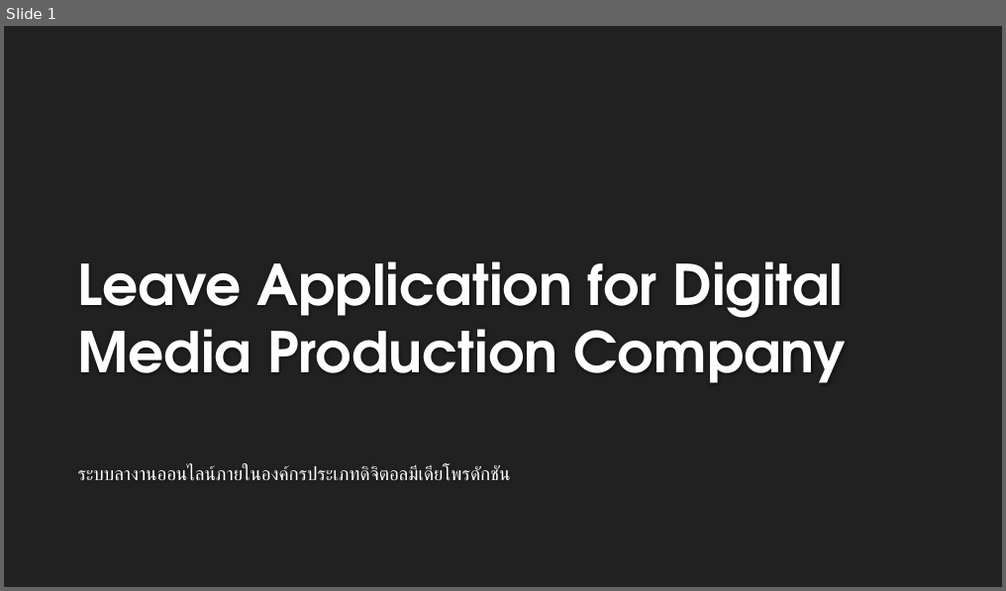
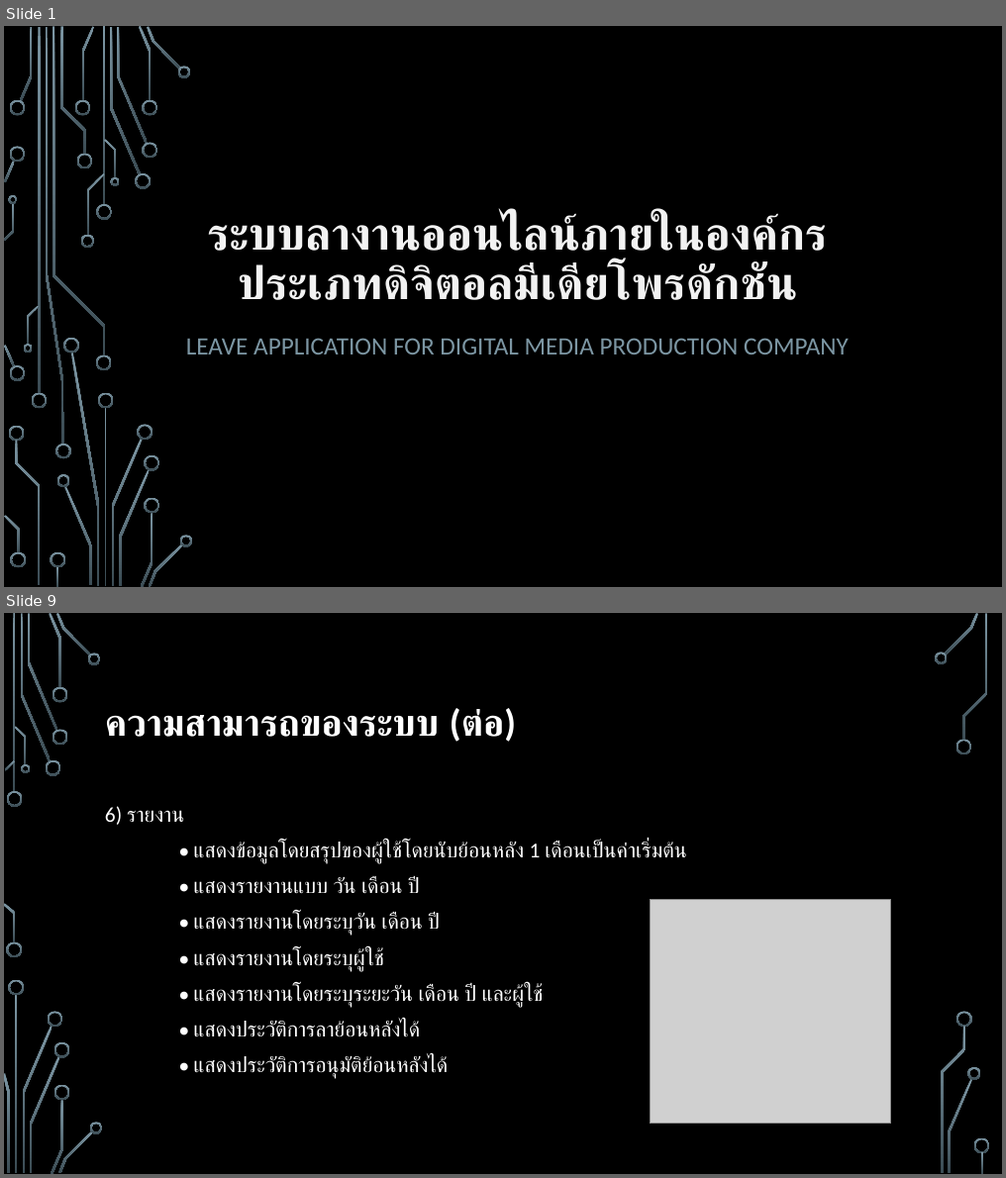
Before and after one commit to MrFermz/leaveAppDoc, a slide deck: Present/master.pptx. Shown one above the other, each under a label of ours: slide 1 before the commit, slides 1 and 9 after it; the slides between them are not shown. The pictures are 1006x591 and 1006x1178 pixels, drawn with LibreOffice and Linux fonts; fonts in the diff are those of the drawing; grey boxes stand for pictures; background and template pictures are left out. Boxes give left, top, right and bottom in pixels: in the first picture for what was removed or moved away, otherwise in the second. Text is boxed around its words. In the diff, an @@ line names an element or a change of style, - is before the commit and + after.

```diff
--- a/Present/master.pptx
+++ b/Present/master.pptx
@@ slide 9 added at box(4, 613, 1002, 1174), background picture (left out) @@
@@ title added at box(105, 708, 516, 742), 36 pt, text #FFFFFF, bold @@
+ความสามารถของระบบ (ต่อ)
@@ text added at box(105, 806, 687, 1079), 20.4 pt, text #FFFFFF @@
+6) รายงาน
+• แสดงข้อมูลโดยสรุปของผู้ใช้โดยนับย้อนหลัง 1 เดือนเป็นค่าเริ่มต้น
+• แสดงรายงานแบบ วัน เดือน ปี
+• แสดงรายงานโดยระบุวัน เดือน ปี
+• แสดงรายงานโดยระบุผู้ใช้
+• แสดงรายงานโดยระบุระยะวัน เดือน ปี และผู้ใช้
+• แสดงประวัติการลาย้อนหลังได้
+• แสดงประวัติการอนุมัติย้อนหลังได้
@@ picture added at box(650, 900, 891, 1124) @@
@@ group added at box(4, 613, 990, 1174): 33 freeform shapes, 3 rectangles @@
@@ slide 1 changed as well @@
@@ background #212121 to picture (left out) @@
@@ title "ระบบลางานออนไลน์ภายในองค์กรประเภทดิจิตอลมีเดียโพรดักชัน": place and size @@
-title "ระบบลางานออนไลน์ภายในองค์กรประเภทดิจิตอลมีเดียโพรดักชัน" at box(78, 466, 511, 481)
+title "ระบบลางานออนไลน์ภายในองค์กรประเภทดิจิตอลมีเดียโพรดักชัน" at box(207, 214, 827, 300)
@@ title "ระบบลางานออนไลน์ภายในองค์กรประเภทดิจิตอลมีเดียโพรดักชัน" at box(207, 214, 827, 300): size 18 to 44 pt, text colour #FFFFFF to #F2F2F2, bold on; alignment left to centre; line spacing 1 to 0.9; less space between paragraphs; vertical alignment top to bottom @@
@@ subtitle "LEAVE APPLICATION FOR DIGITAL MEDIA ..." at box(186, 338, 848, 355): vertical alignment bottom to top @@
@@ subtitle at box(186, 338, 848, 355): text changed; size 54 to 24 pt; font TeX Gyre Adventor to Calibri; text colour #FEFEFE to #7C96A3; bold off @@
-Leave Application for Digital Media Production Company
+LEAVE APPLICATION FOR DIGITAL MEDIA PRODUCTION COMPANY
@@ group added at box(4, 26, 193, 587): 50 freeform shapes, 4 rectangles @@
```
Also in this commit, not shown: 15 other slides added, 1 slide removed, 8 other files.
